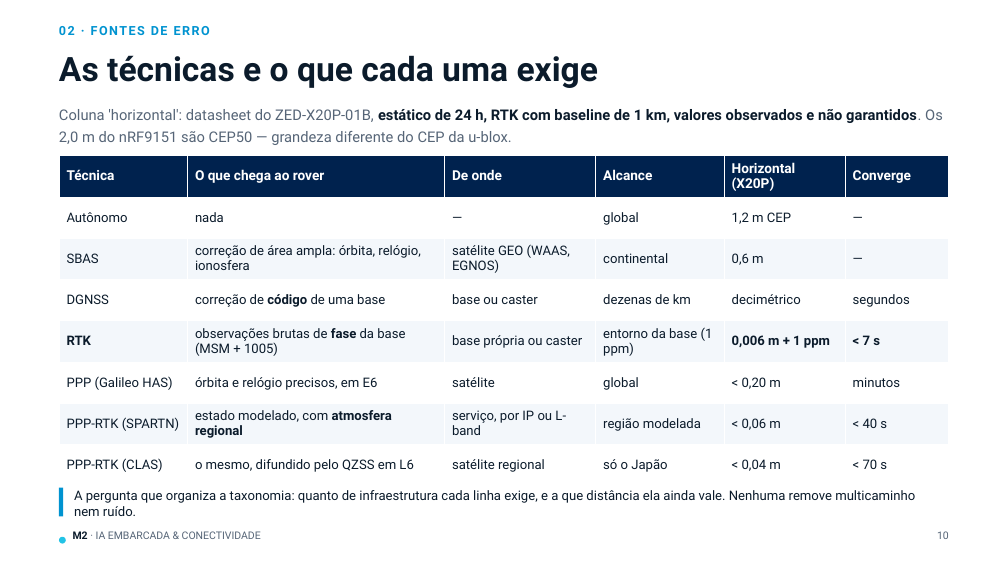
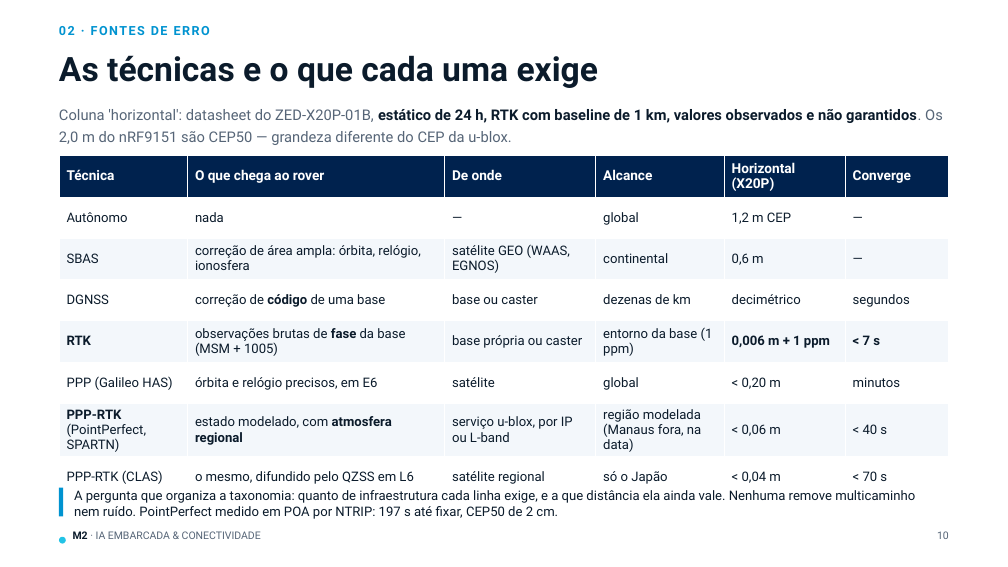
Before and after one commit to joaodullius/nrf-manaus-2, a slide deck: slide 10 of doc/gnss/M2-08_Correcoes_GNSS.pptx. Drawn at 1008x567 pixels with LibreOffice and Linux fonts; fonts in the diff are those of the drawing. Boxes give left, top, right and bottom in pixels: in the first picture for what was removed or moved away, otherwise in the second. Text is boxed around its words. In the diff, an @@ line names an element or a change of style, - is before the commit and + after.

```diff
--- a/doc/gnss/M2-08_Correcoes_GNSS.pptx
+++ b/doc/gnss/M2-08_Correcoes_GNSS.pptx
@@ table at (59,156,949,488) @@
-row 7: PPP-RTK (SPARTN) | estado modelado, com atmosfera regional | serviço, por IP ou L-band | região modelada | < 0,06 m | < 40 s
+row 7: PPP-RTK (PointPerfect, SPARTN) | estado modelado, com atmosfera regional | serviço u-blox, por IP ou L-band | região modelada (Manaus fora, na data) | < 0,06 m | < 40 s
@@ text at (74,490,915,519): text changed @@
-A pergunta que organiza a taxonomia: quanto de infraestrutura cada linha exige, e a que distância ela ainda vale. Nenhuma remove multicaminho nem ruído.
+A pergunta que organiza a taxonomia: quanto de infraestrutura cada linha exige, e a que distância ela ainda vale. Nenhuma remove multicaminho nem ruído. PointPerfect medido em POA por NTRIP: 197 s até fixar, CEP50 de 2 cm.
```
Also in this commit, not shown: 7 other slides changed, 3 slides added, 2 slides removed, 44 other files.
